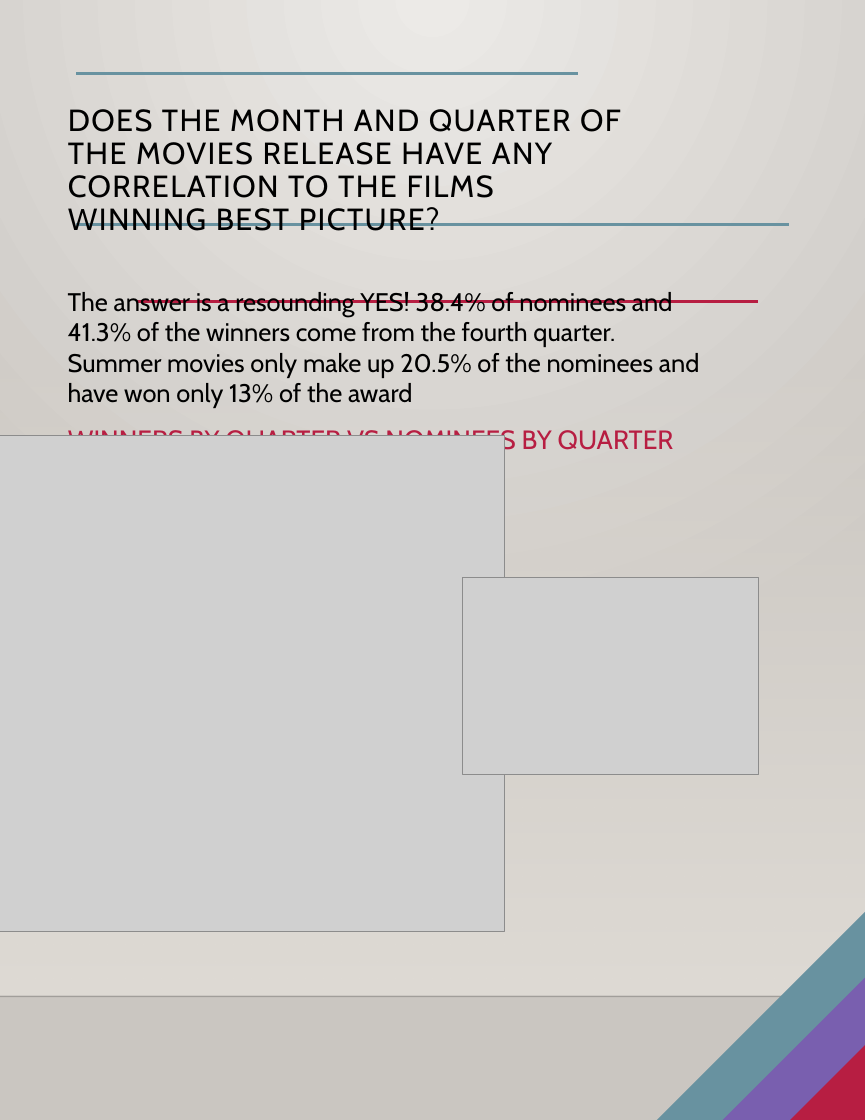
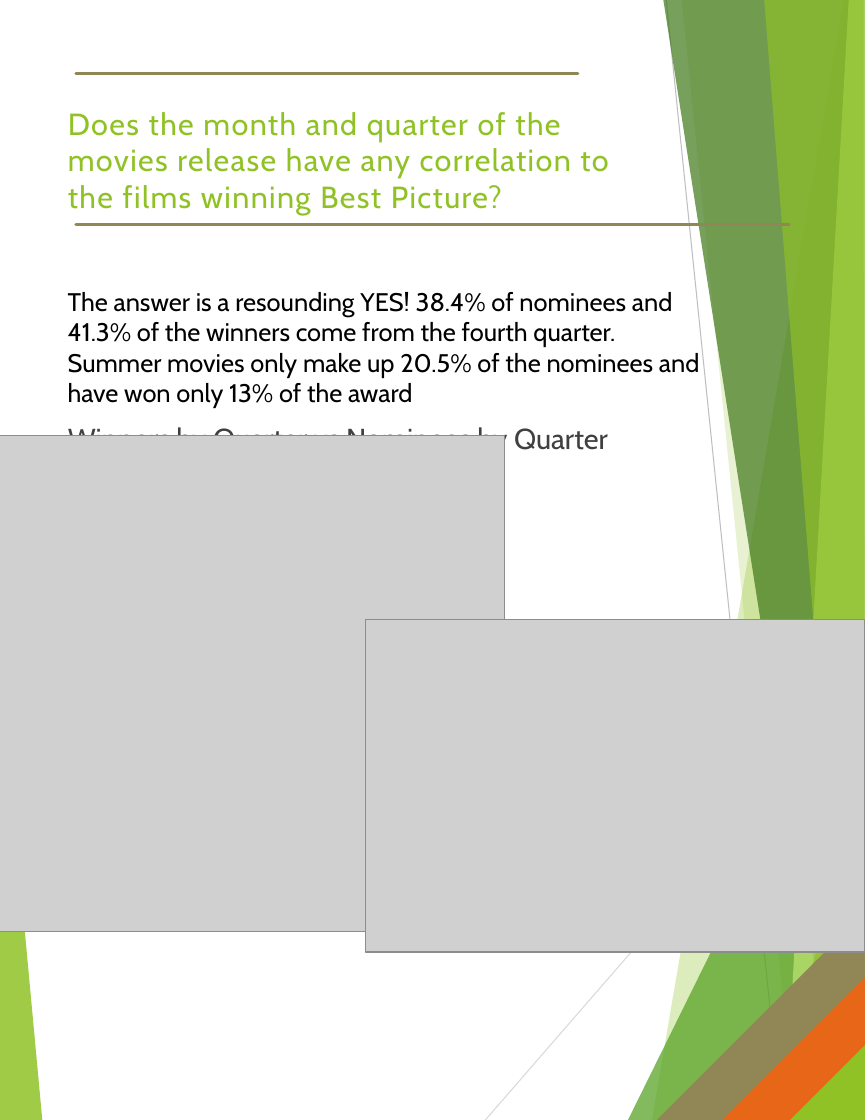
Before and after one commit to newton1021/project1, a slide deck: slide 4 of ANALYZING THE OSCARS.pptx (slide 3 before the commit). Drawn at 865x1120 pixels with LibreOffice and Linux fonts; fonts in the diff are those of the drawing; grey boxes stand for pictures; background and template pictures are left out. Boxes give left, top, right and bottom in pixels: in the first picture for what was removed or moved away, otherwise in the second. Text is boxed around its words. In the diff, an @@ line names an element or a change of style, - is before the commit and + after.

Commit message:
updated PP

```diff
--- a/ANALYZING THE OSCARS.pptx
+++ b/ANALYZING THE OSCARS.pptx
@@ background gradient #ECEAE7 to #CAC7C1 to #FFFFFF @@
@@ line (578, 73) - (76, 73): stroke #6892A0 2.25 pt to #918655 2.25 pt @@
@@ title at (x1=68, y1=112, x2=608, y2=215): text changed; text colour #000000 to #90C226 @@
-DOES THE MONTH AND QUARTER OF THE MOVIES RELEASE HAVE ANY CORRELATION TO THE FILMS WINNING BEST PICTURE?
+Does the month and quarter of the movies release have any correlation to the films winning Best Picture?
@@ line (789, 224) - (76, 224): stroke #6892A0 2.25 pt to #918655 2.25 pt @@
@@ rectangle removed at (x1=0, y1=329, x2=865, y2=994) @@
@@ line removed from (136, 301) to (758, 301) @@
@@ text at (x1=68, y1=425, x2=608, y2=456): text changed; size 18.7 to 20.4 pt; text colour #B71E42 to #404040 @@
-WINNERS BY QUARTER VS NOMINEES BY QUARTER
+Winners by Quarter vs Nominees by Quarter
@@ picture resized from (x1=463, y1=577, x2=758, y2=774) to (x1=365, y1=619, x2=864, y2=952) @@
@@ group added at (x1=0, y1=0, x2=865, y2=1120): 8 freeform shapes, 2 lines @@
@@ right triangle at (x1=657, y1=912, x2=865, y2=1119): fill #6892A0 to #918655 @@
@@ right triangle at (x1=723, y1=975, x2=865, y2=1119): fill #795FAF to #E76618 @@
@@ line removed from (0, 996) to (865, 996) @@
@@ right triangle at (x1=791, y1=1042, x2=865, y2=1119): fill #B71E42 to #90C226 @@
```
Also in this commit, not shown: 8 other slides changed, 5 slides removed.
